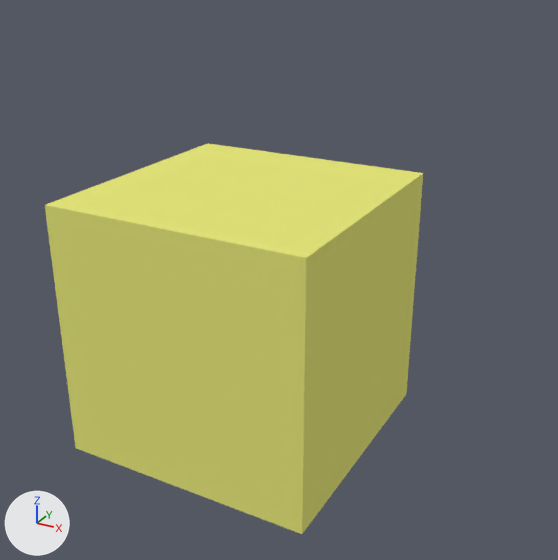
The Blender file examples/geometry/broken_GEOMs.blend as it was, and as the next commit left it.
The view is the same before and after, from a 50 mm lens placed at (2.83, -4.65, 3.65), pointed at (0.32, -0.08, 1.37). The axes (+X, +Y, +Z) are drawn at lower left. The lights are the same throughout.
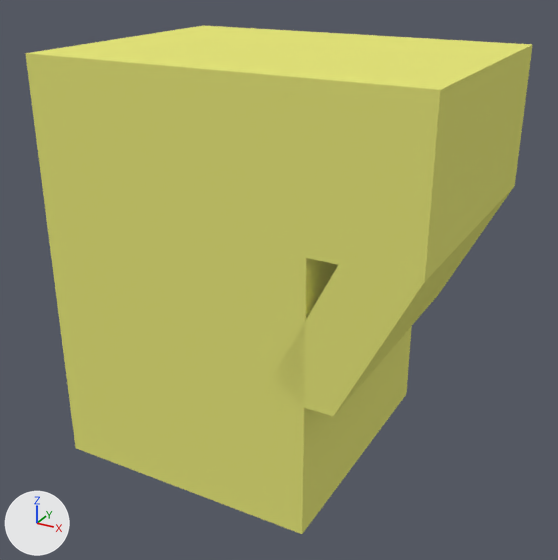
The change in detail:
me_cube_004 is used by ob_cube; location (0.0, 0.0, 1.0).
me_cube_004 had 8 vertices, 6 faces and spanned x -1.0..1.0, y -1.0..1.0, z -1.0..1.0.
me_cube_004 now has 24 vertices, 22 faces and spans x -1.0..1.7, y -1.0..1.0, z -1.0..2.0.
Part 1, on me_cube_004:
1 face is deleted.
16 vertices are added at x -1.0..1.7, y -1.0..1.0, z 0.0..2.0.
17 new faces join them.

Boxes [x1, y1, x2, y2] around the edits, measured in the pictures (558 x 560 px):
'Cube', reshaped (34% wider, 30% taller): before [45, 143, 423, 534]; after [25, 25, 532, 534]
part 1 of me_cube_004, built on: before [46, 143, 423, 258]; after [25, 25, 532, 416]
